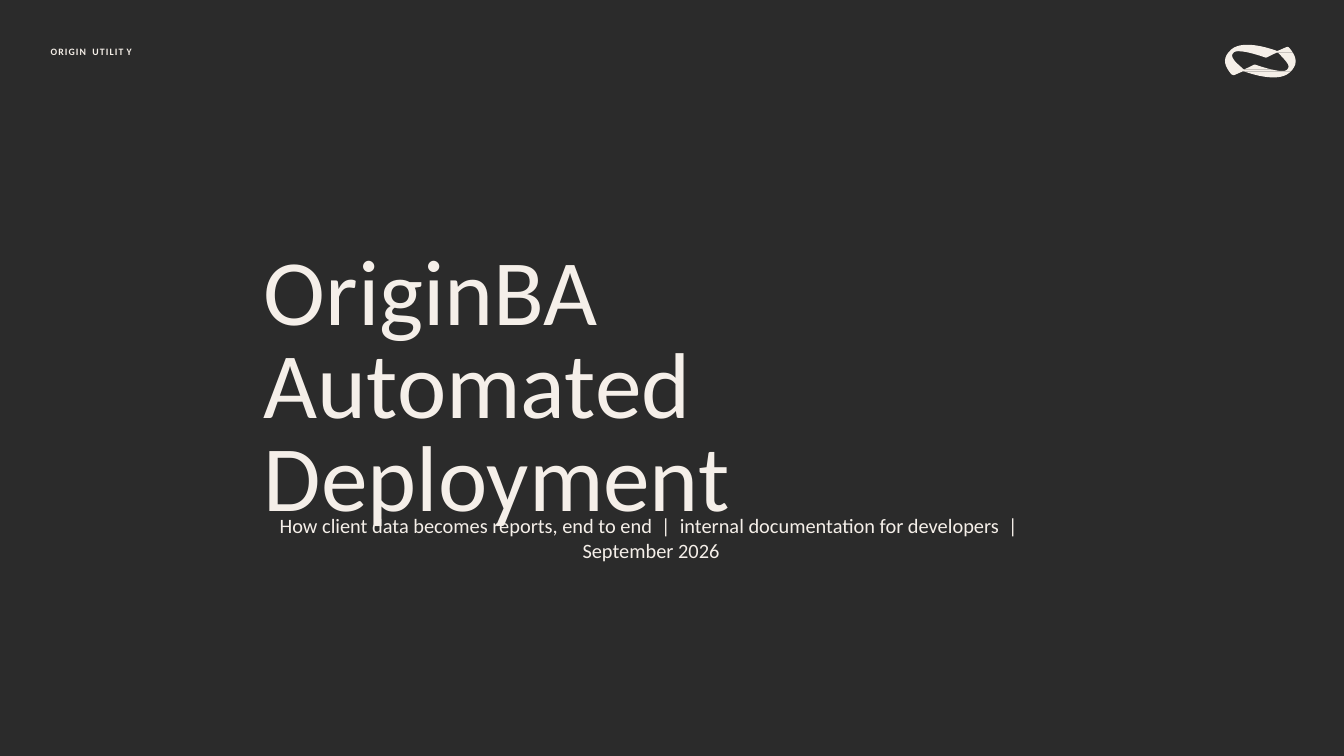
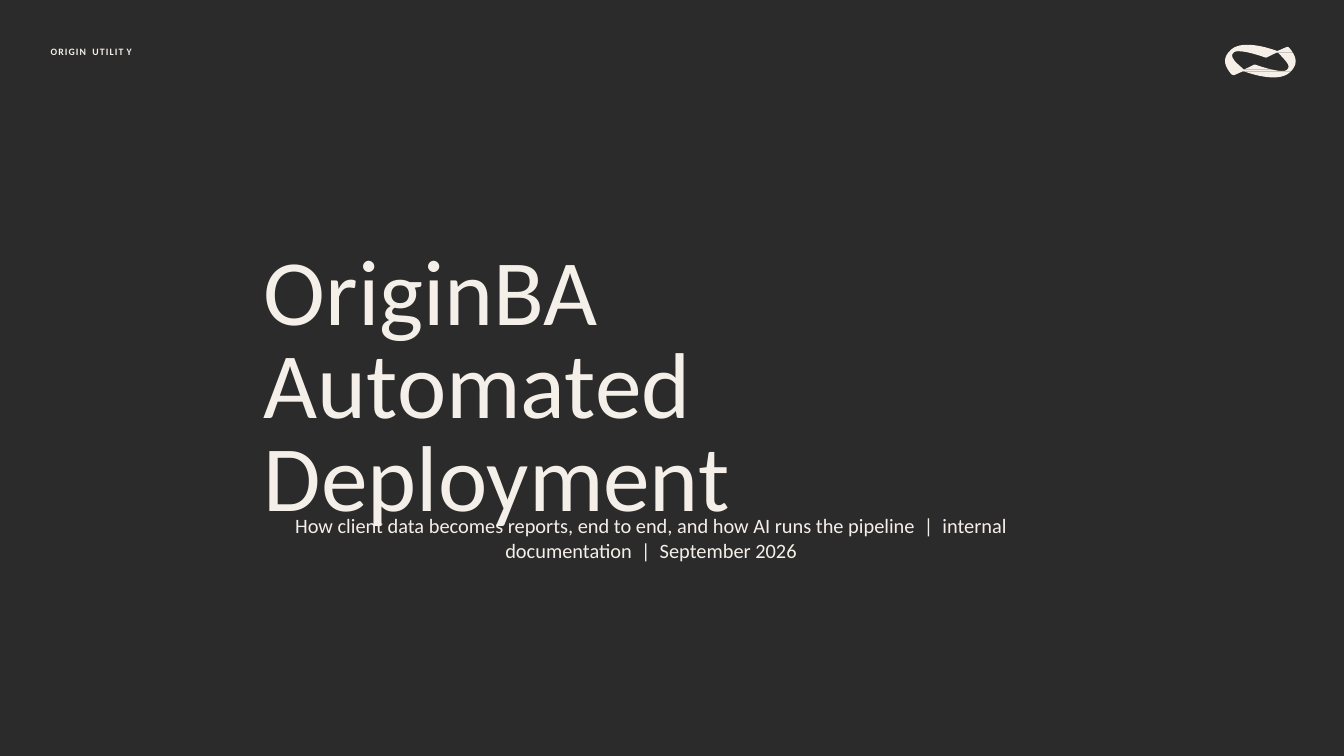
Before and after one commit to chasepowers59/OriginBA, a slide deck: slide 1 of jaspersoft/docs/OriginBA_Automated_Deployment.pptx. Drawn at 1344x756 pixels with LibreOffice and Linux fonts; fonts in the diff are those of the drawing; background and template pictures are left out; a plain dark background stands for a picture behind light text. Boxes give left, top, right and bottom in pixels: in the first picture for what was removed or moved away, otherwise in the second. Text is boxed around its words. In the diff, an @@ line names an element or a change of style, - is before the commit and + after.

Commit message:
Deployment deck restructured for presentation: one-picture overview, by-hand-vs-now, how AI runs it with the learning loop, worked example, proof strips

```diff
--- a/jaspersoft/docs/OriginBA_Automated_Deployment.pptx
+++ b/jaspersoft/docs/OriginBA_Automated_Deployment.pptx
@@ text at <box>295,516,1006,562</box>: text changed @@
-How client data becomes reports, end to end | internal documentation for developers | September 2026
+How client data becomes reports, end to end, and how AI runs the pipeline | internal documentation | September 2026
```
Also in this commit, not shown: 11 other slides changed, 4 slides added, 1 slide removed, 2 other files.
